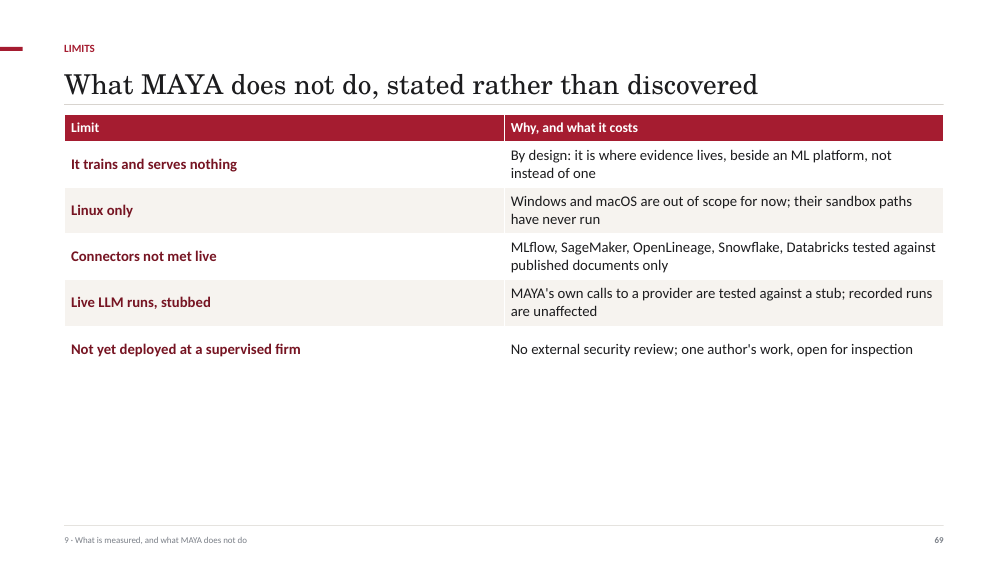
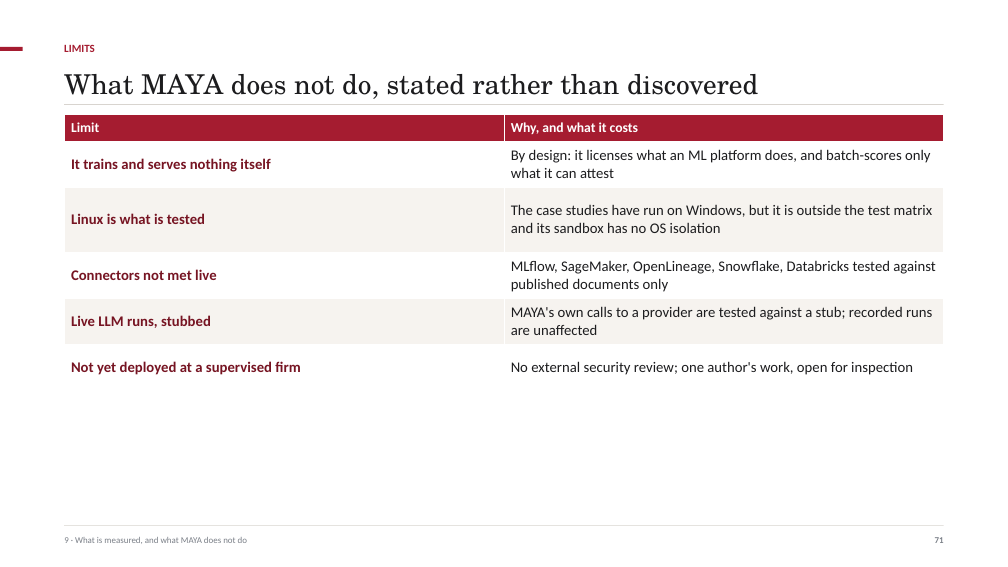
Before and after one commit to ajsinha/maya, a slide deck: slide 71 of docs/MAYA-Model-Management-Formalism-and-System-Design.pptx (slide 69 before the commit). Drawn at 1008x567 pixels with LibreOffice and Linux fonts; fonts in the diff are those of the drawing. Boxes give left, top, right and bottom in pixels: in the first picture for what was removed or moved away, otherwise in the second. Text is boxed around its words. In the diff, an @@ line names an element or a change of style, - is before the commit and + after.

Commit message:
Deck and research paper brought up to date: platform edges, time-ordered holdouts, fifteen case studies

```diff
--- a/docs/MAYA-Model-Management-Formalism-and-System-Design.pptx
+++ b/docs/MAYA-Model-Management-Formalism-and-System-Design.pptx
@@ table at bbox=[64, 115, 944, 391] @@
-row 2, column 1: It trains and serves nothing
+row 2, column 1: It trains and serves nothing itself
-row 2, column 2: By design: it is where evidence lives, beside an ML platform, not instead of one
+row 2, column 2: By design: it licenses what an ML platform does, and batch-scores only what it can attest
-row 3, column 1: Linux only
+row 3, column 1: Linux is what is tested
-row 3, column 2: Windows and macOS are out of scope for now; their sandbox paths have never run
+row 3, column 2: The case studies have run on Windows, but it is outside the test matrix and its sandbox has no OS isolation
```
Also in this commit, not shown: 29 other slides changed, 2 slides added, 10 other files.
